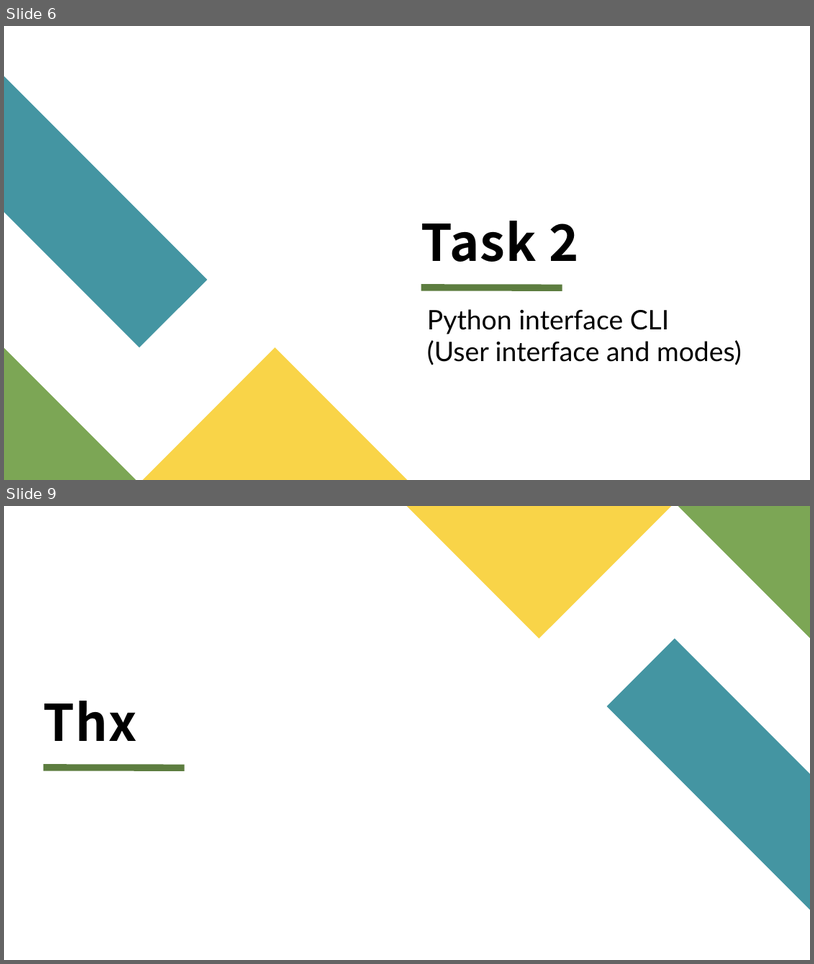
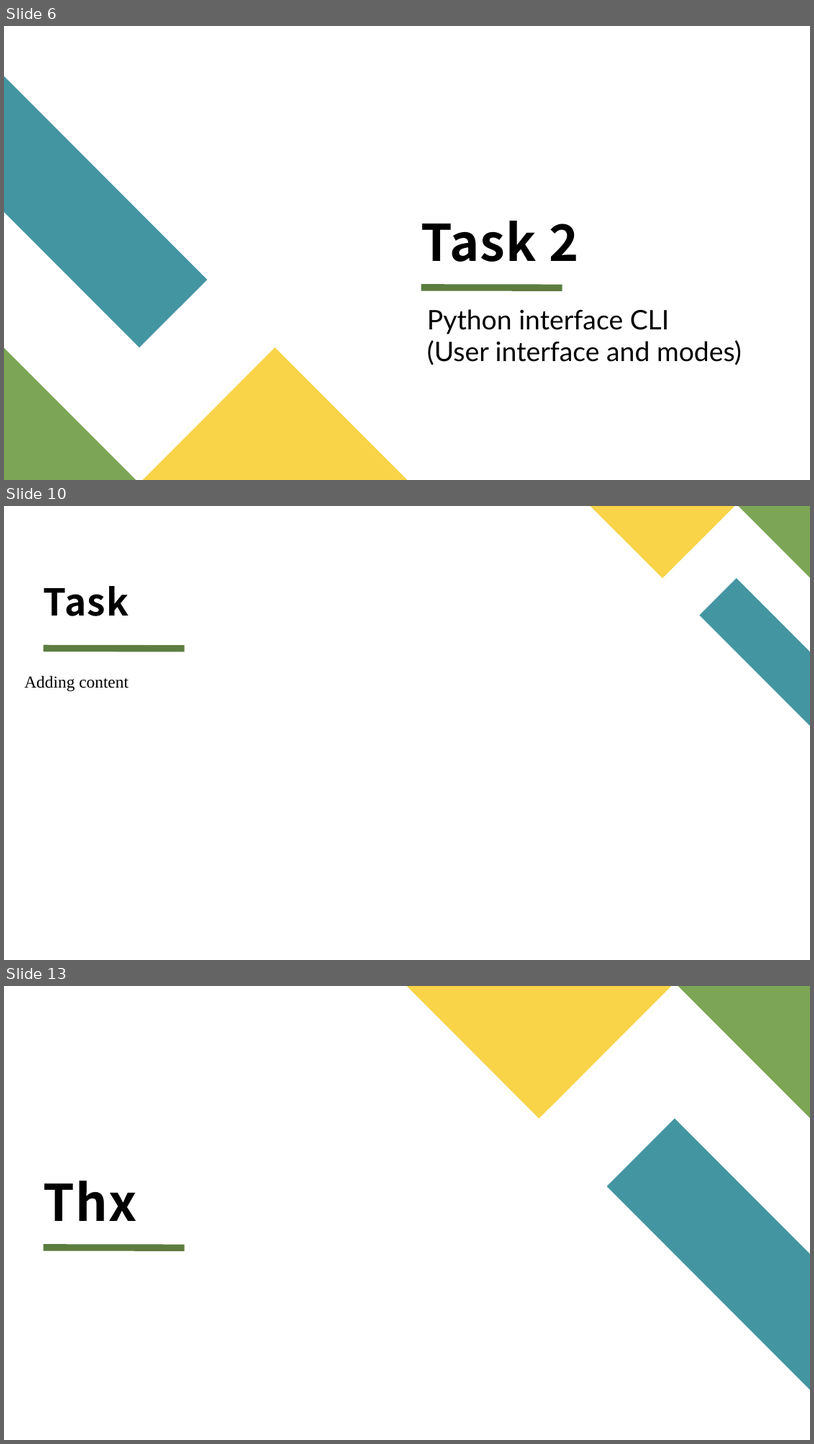
Before and after one commit to mooncakes0/ECE2071_project_F08, a slide deck: ECE2071_Project_F08_PPTslides.pptx. Shown one above the other, each under a label of ours: slides 6 and 9 before the commit, slides 6, 10 and 13 after it; the slides between them are not shown. The pictures are 814x964 and 814x1444 pixels, drawn with LibreOffice and Linux fonts; fonts in the diff are those of the drawing. Boxes give left, top, right and bottom in pixels: in the first picture for what was removed or moved away, otherwise in the second. Text is boxed around its words. In the diff, an @@ line names an element or a change of style, - is before the commit and + after.

Commit message:
adding tasks intro for task 1 and 2
task 1 and 2 outlines with dot points

```diff
--- a/ECE2071_Project_F08_PPTslides.pptx
+++ b/ECE2071_Project_F08_PPTslides.pptx
@@ slide 10 added at (4, 506, 810, 960), background #FFFFFF @@
@@ freeform shape added at (591, 506, 736, 578), fill #F9D448 @@
@@ freeform shape added at (739, 506, 810, 578), fill #7CA655 @@
@@ title added at (44, 586, 129, 616), 44 pt, text #000000, bold @@
+Task
@@ freeform shape added at (700, 578, 810, 726), fill #4495A2 @@
@@ line added from (44, 648) to (184, 648), #5D7D40 8 pt @@
@@ text added at (24, 675, 129, 691), 20 pt, text #000000 @@
+Adding content
@@ what was slide 9 is now slide 13 @@
```
Also in this commit, not shown: 1 slide changed, 4 other slides added, 1 slide removed.
